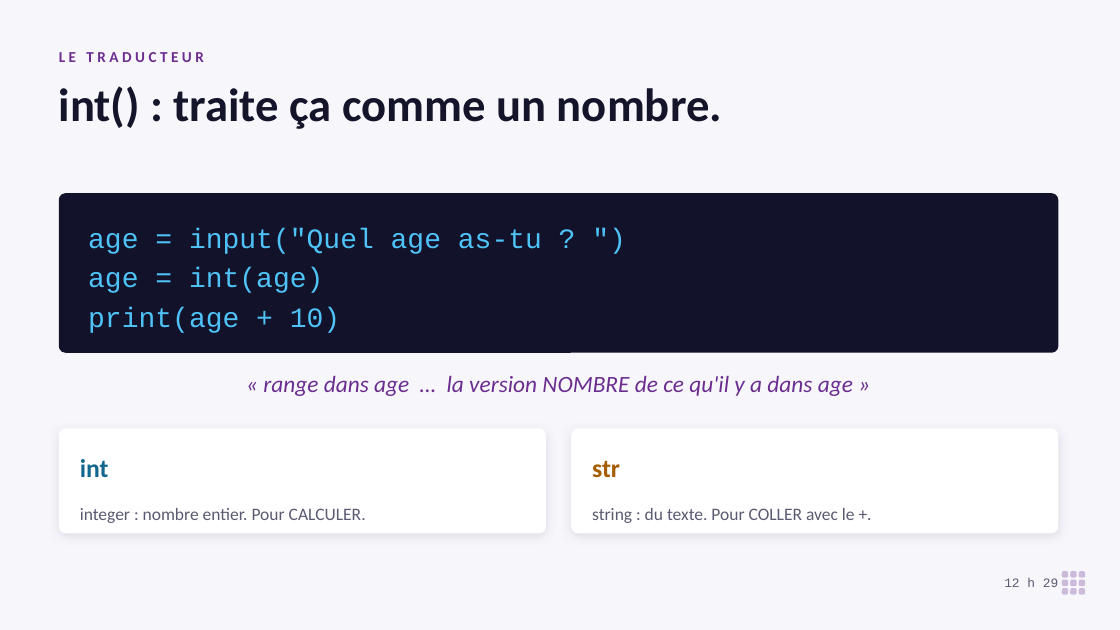
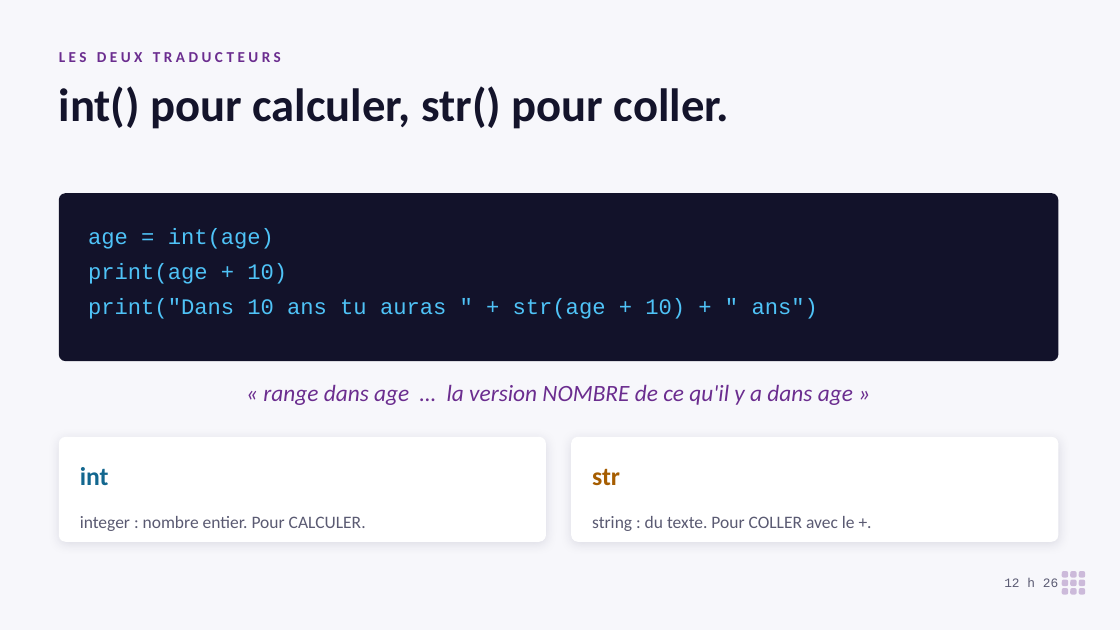
Before and after one commit to koffipierredamien/python-learning, a slide deck: slide 7 of 2-seances/S04-le-jeu-compte/a-projeter/seance-4-projection.pptx. Drawn at 1120x630 pixels with LibreOffice and Linux fonts; fonts in the diff are those of the drawing. Boxes give left, top, right and bottom in pixels: in the first picture for what was removed or moved away, otherwise in the second. Text is boxed around its words. In the diff, an @@ line names an element or a change of style, - is before the commit and + after.

```diff
--- a/2-seances/S04-le-jeu-compte/a-projeter/seance-4-projection.pptx
+++ b/2-seances/S04-le-jeu-compte/a-projeter/seance-4-projection.pptx
@@ text at (59, 52, 281, 62): text changed @@
-LE TRADUCTEUR
+LES DEUX TRADUCTEURS
@@ text at (59, 86, 730, 129): text changed @@
-int() : traite ça comme un nombre.
+int() pour calculer, str() pour coller.
@@ rounded rectangle: place and size @@
-rounded rectangle at (59, 193, 1059, 353)
+rounded rectangle at (59, 193, 1059, 361)
@@ rounded rectangle at (59, 193, 1059, 361): proportions changed @@
@@ text at (88, 228, 542, 254): paragraph removed @@
-age = input("Quel age as-tu ? ")
@@ text at (88, 228, 287, 284): size 24 to 19 pt in "age = int(age)", "print(age + 10)"; line spacing 34pt to 30pt @@
@@ text at (88, 298, 818, 319): paragraph added @@
+print("Dans 10 ans tu auras " + str(age + 10) + " ans")
@@ 5 texts, 2 rounded rectangles: place and size @@
-5 texts, 2 rounded rectangles at (59, 375, 1059, 534)
+5 texts, 2 rounded rectangles at (59, 384, 1059, 542)
```
Also in this commit, not shown: 14 other slides changed, 5 slides added, 2 slides removed, 15 other files.
